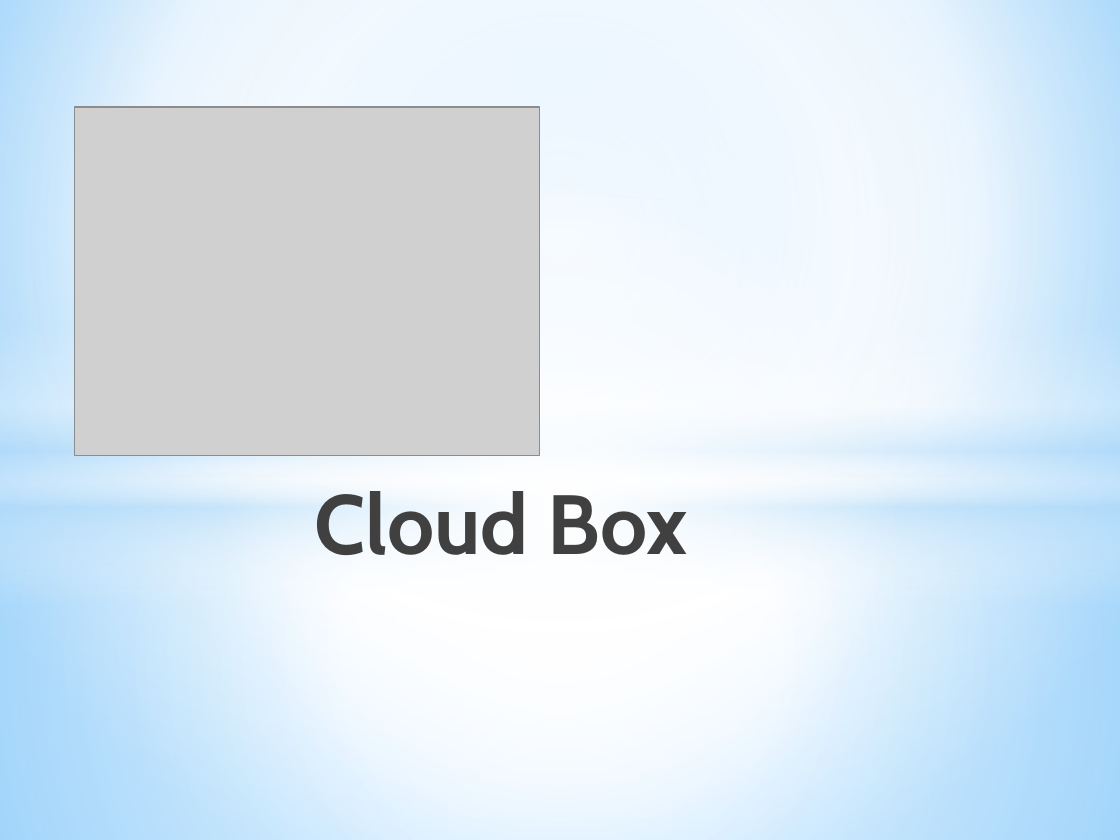
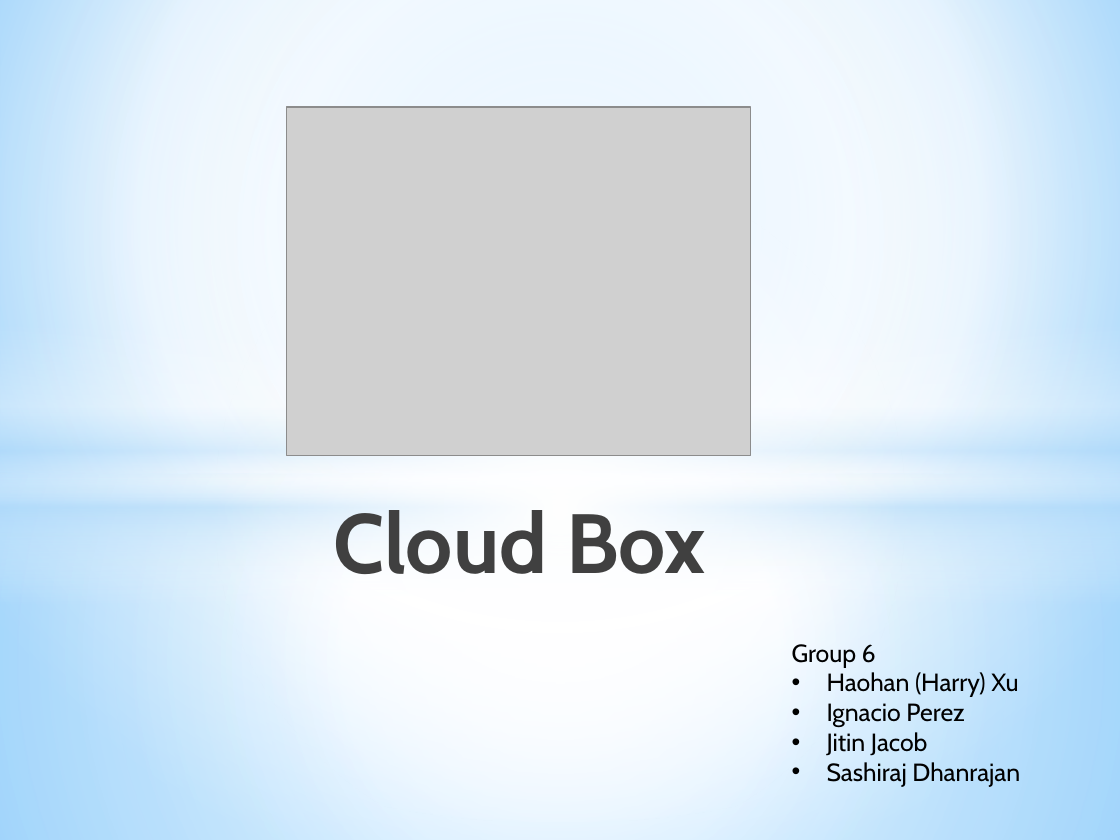
Before and after one commit to CICS525Project/DropboxImpl, a slide deck: slide 1 of Cloud Box_ppt.pptx. Drawn at 1120x840 pixels with LibreOffice and Linux fonts; fonts in the diff are those of the drawing; grey boxes stand for pictures. Boxes give left, top, right and bottom in pixels: in the first picture for what was removed or moved away, otherwise in the second. Text is boxed around its words. In the diff, an @@ line names an element or a change of style, - is before the commit and + after.

```diff
--- a/Cloud Box_ppt.pptx
+++ b/Cloud Box_ppt.pptx
@@ picture: place and size @@
-picture at bbox=[75, 108, 540, 456]
+picture at bbox=[287, 108, 752, 456]
@@ text "Cloud Box": place and size @@
-text "Cloud Box" at bbox=[314, 491, 688, 555]
+text "Cloud Box" at bbox=[333, 510, 706, 574]
@@ text added at bbox=[792, 644, 1020, 786], 16 pt, text #000000 @@
+Group 6
+• Haohan (Harry) Xu
+• Ignacio Perez
+• Jitin Jacob
+• Sashiraj Dhanrajan
```
Also in this commit, not shown: 13 other slides changed.
